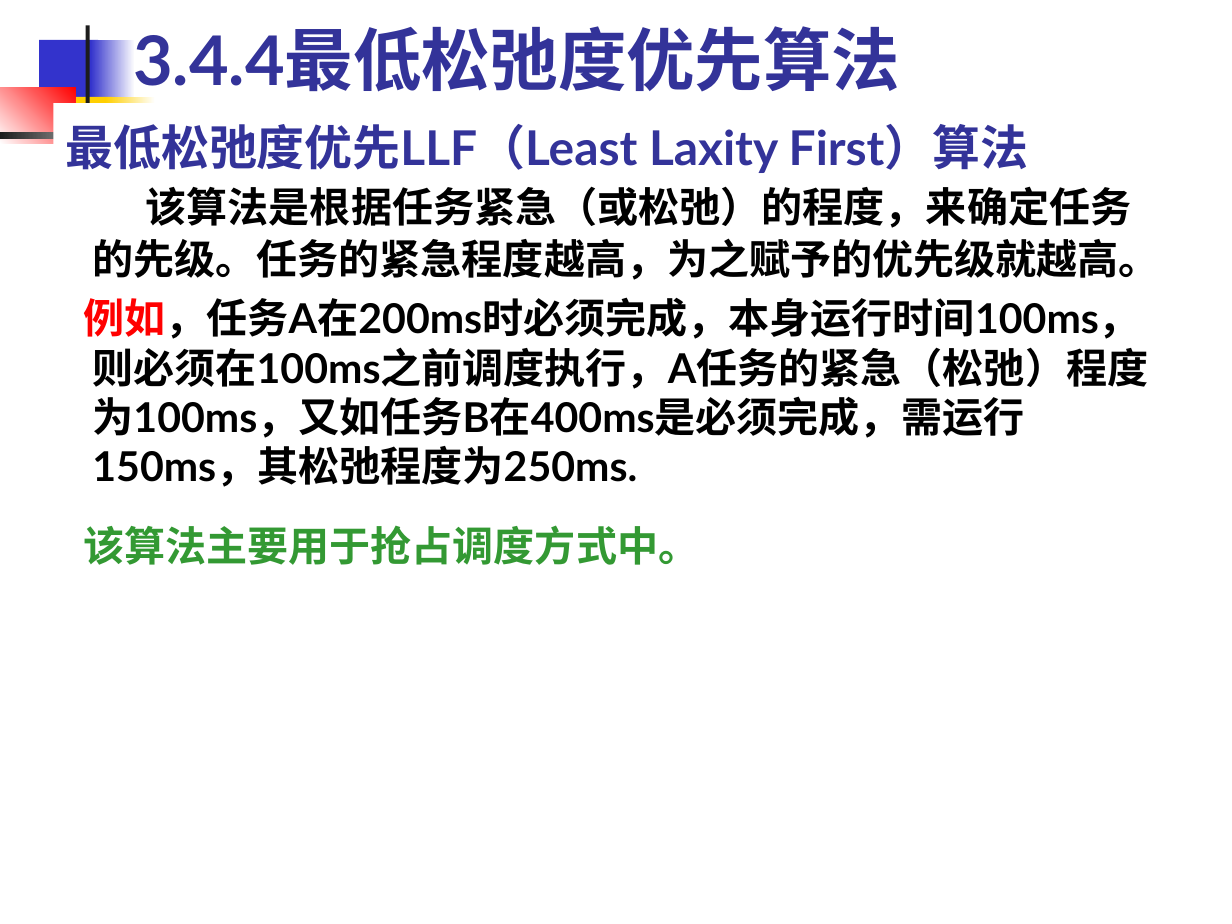
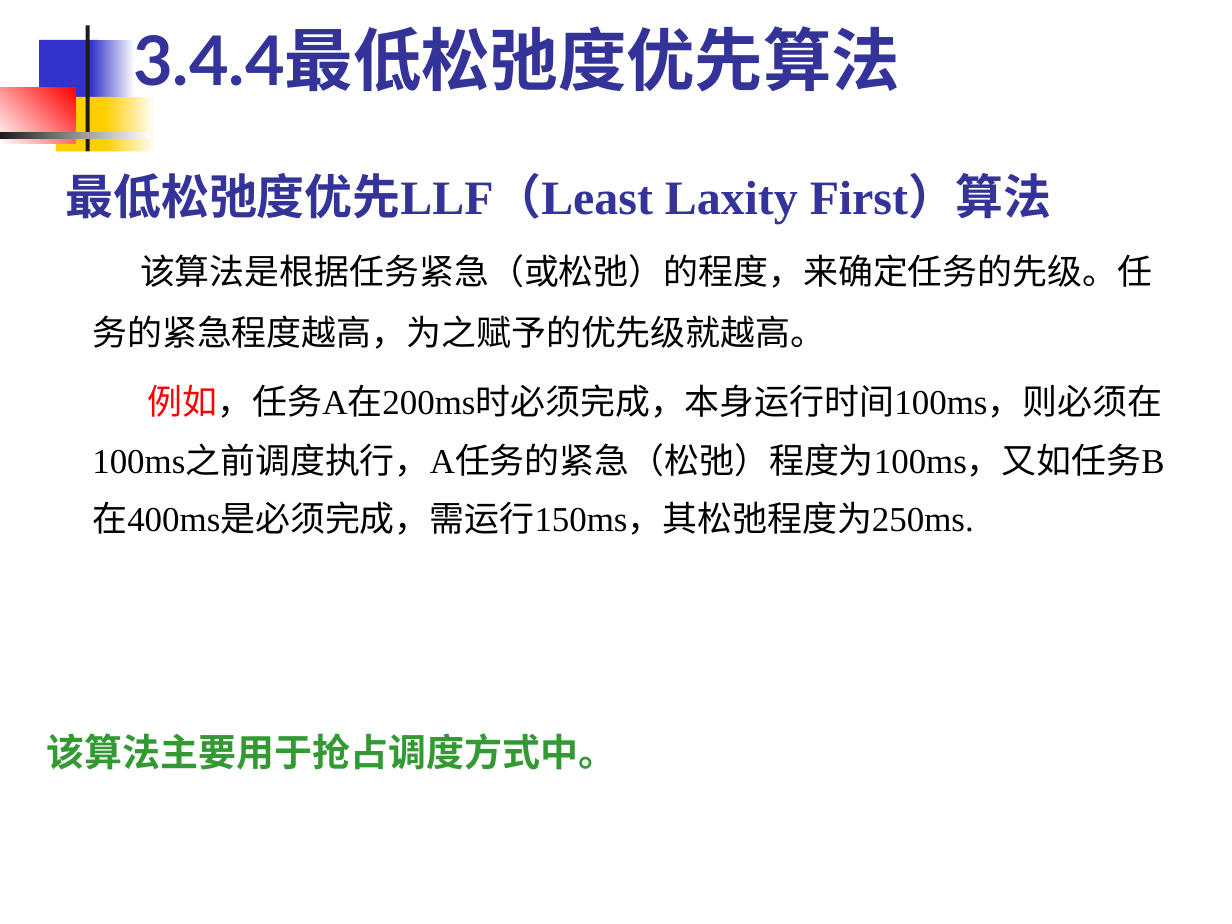
Before and after one commit to edu2act/course-OS, a slide deck: slide 64 of materials/slides/OS_Chap 3.ppt. Drawn at 1232x924 pixels with LibreOffice and Linux fonts; fonts in the diff are those of the drawing. Boxes give left, top, right and bottom in pixels: in the first picture for what was removed or moved away, otherwise in the second. Text is boxed around its words. In the diff, an @@ line names an element or a change of style, - is before the commit and + after.

```diff
--- a/materials/slides/OS_Chap 3.ppt
+++ b/materials/slides/OS_Chap 3.ppt
@@ title "最低松弛度优先LLF（Least Laxity First）算法": place and size @@
-title "最低松弛度优先LLF（Least Laxity First）算法" at <box>53,103,1232,191</box>
+title "最低松弛度优先LLF（Least Laxity First）算法" at <box>66,173,1052,223</box>
@@ title "最低松弛度优先LLF（Least Laxity First）算法" at <box>66,173,1052,223</box>: font Lato to Times New Roman @@
@@ text "该算法是根据任务紧急（或松弛）的程度，来确定任务的先级。任务的紧急程度越高，为之赋予的优先级就越高。": place and size @@
-text "该算法是根据任务紧急（或松弛）的程度，来确定任务的先级。任务的紧急程度越高，为之赋予的优先级就越高。" at <box>83,186,1160,487</box>
+text "该算法是根据任务紧急（或松弛）的程度，来确定任务的先级。任务的紧急程度越高，为之赋予的优先级就越高。" at <box>92,254,1164,535</box>
@@ text "该算法是根据任务紧急（或松弛）的程度，来确定任务的先级。任务的紧急程度越高，为之赋予的优先级就越高。" at <box>92,254,1164,535</box>: size 24 to 20.4 pt, font Lato to Times New Roman, bold off; line spacing 1 to 1.4 @@
@@ text "该算法主要用于抢占调度方式中。": place and size @@
-text "该算法主要用于抢占调度方式中。" at <box>83,525,699,565</box>
+text "该算法主要用于抢占调度方式中。" at <box>47,733,617,770</box>
@@ text "该算法主要用于抢占调度方式中。" at <box>47,733,617,770</box>: size 24 to 22.2 pt, font Lato to Noto Sans CJK SC; line spacing 1 to 1.4 @@
```
Also in this commit, not shown: 113 other slides changed, 7 other files.
